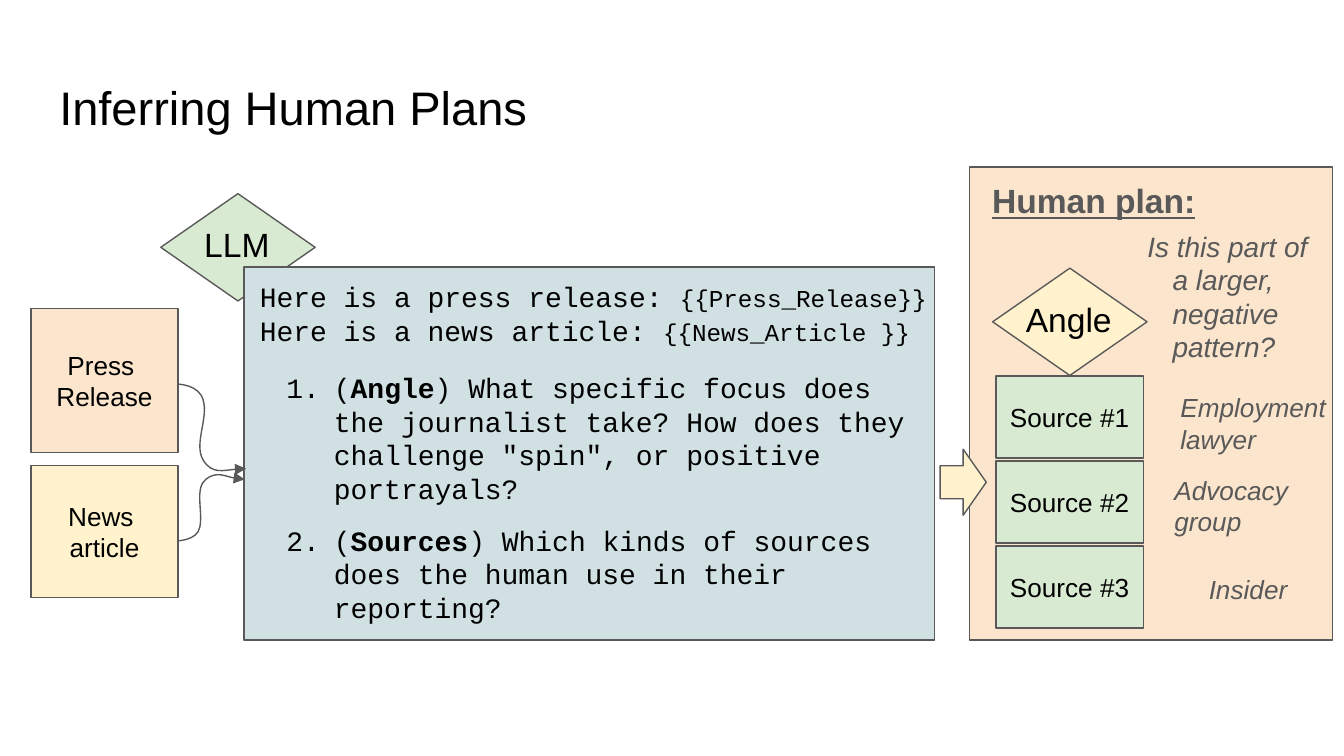
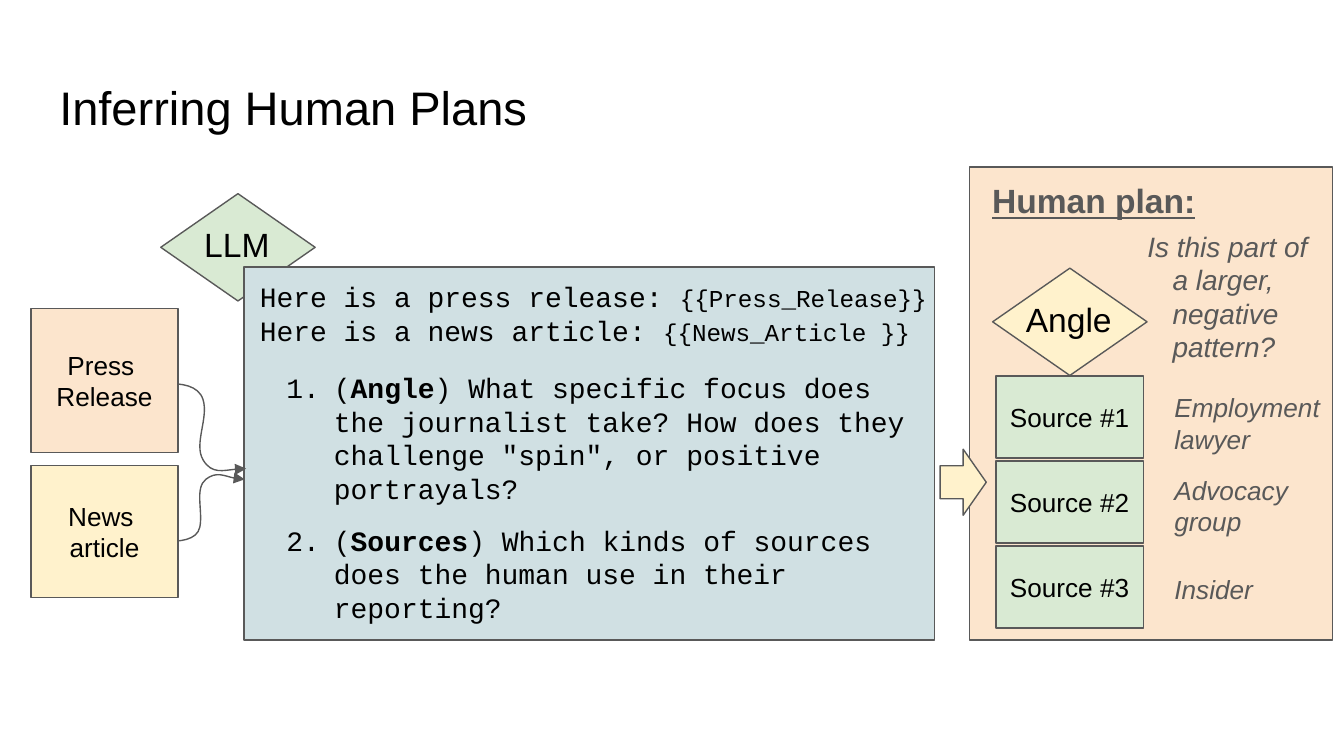
Before and after one commit to jonmay/USC-CS662, a slide deck: slide 54 of assets/files/discourse.pptx (slide 44 before the commit). Drawn at 1344x756 pixels with LibreOffice and Linux fonts; fonts in the diff are those of the drawing. Boxes give left, top, right and bottom in pixels: in the first picture for what was removed or moved away, otherwise in the second. Text is boxed around its words. In the diff, an @@ line names an element or a change of style, - is before the commit and + after.

```diff
--- a/assets/files/discourse.pptx
+++ b/assets/files/discourse.pptx
@@ text "Employment": place and size @@
-text "Employment" at box(1180, 398, 1325, 455)
+text "Employment" at box(1174, 398, 1319, 455)
@@ text "Insider": place and size @@
-text "Insider" at box(1209, 580, 1288, 599)
+text "Insider" at box(1174, 580, 1253, 599)
```
Also in this commit, not shown: 28 other slides changed, 11 slides added, 1 slide removed.
